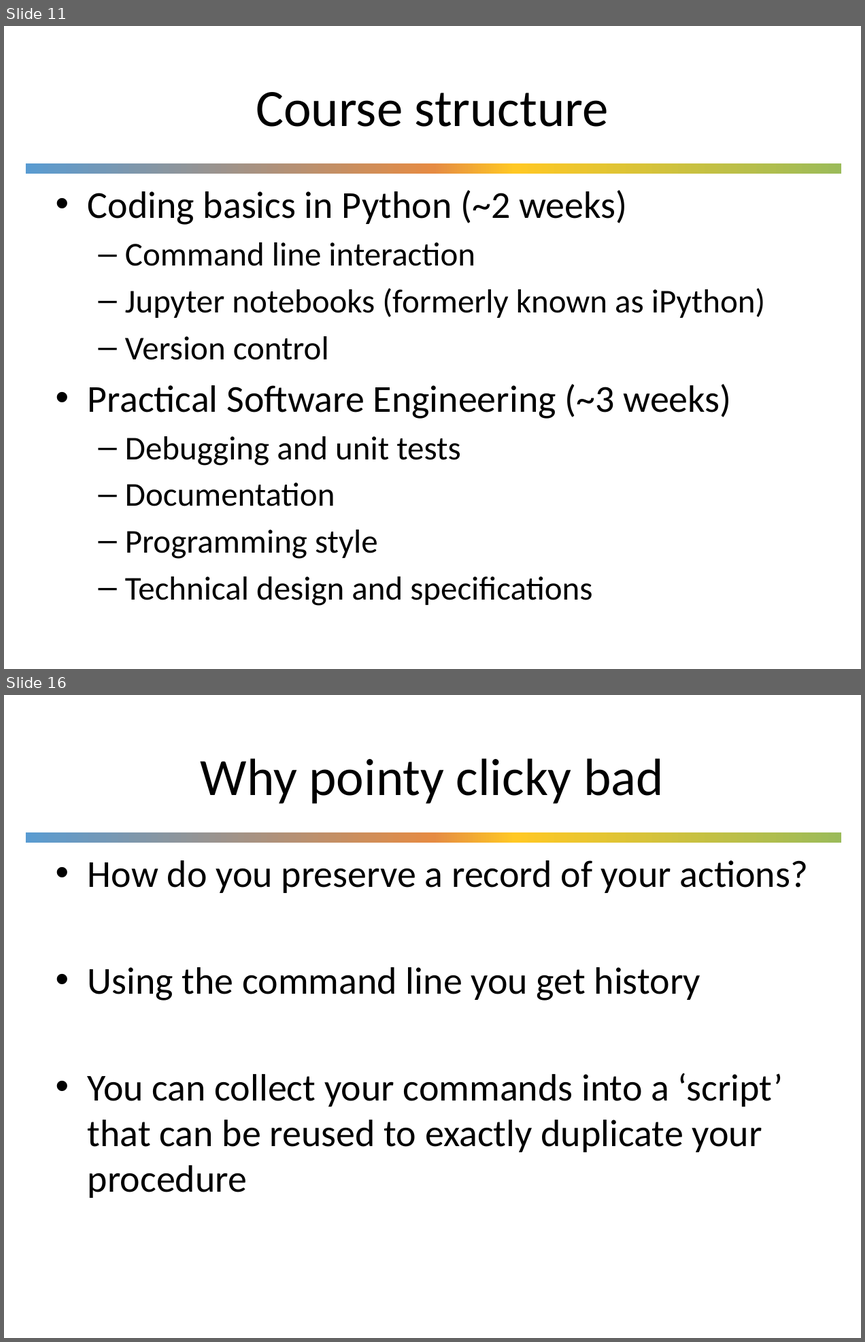
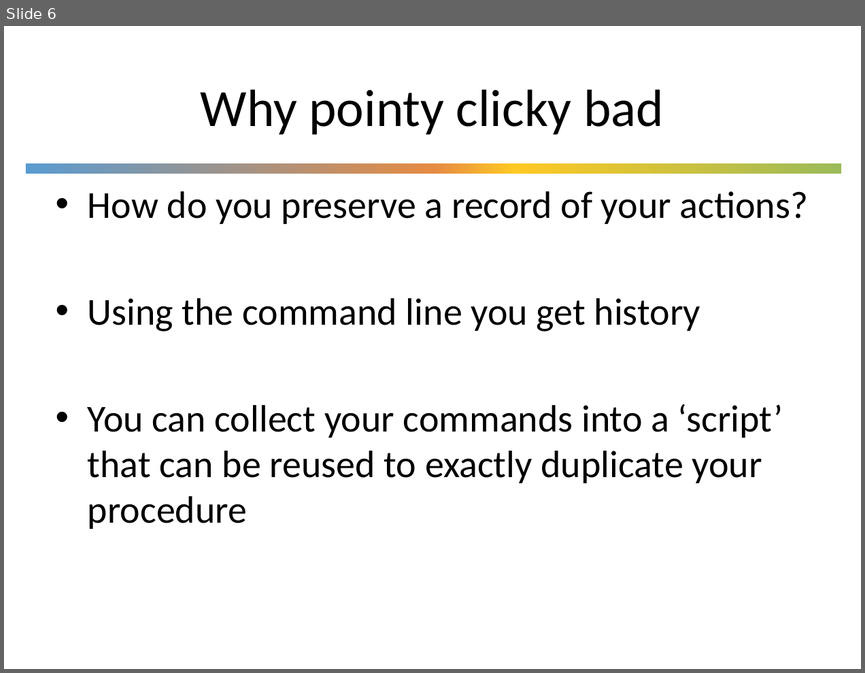
Before and after one commit to UWDIRECT/UWDIRECT.github.io, a slide deck: Wi21_content/SEDS/L1.1.Command_Line.pptx. Shown one above the other, each under a label of ours: slides 11 and 16 before the commit, slide 6 after it; the slides between them are not shown. The pictures are 865x1342 and 865x673 pixels, drawn with LibreOffice and Linux fonts; fonts in the diff are those of the drawing; background and template pictures are left out. Boxes give left, top, right and bottom in pixels: in the first picture for what was removed or moved away, otherwise in the second. Text is boxed around its words. In the diff, an @@ line names an element or a change of style, - is before the commit and + after.

```diff
--- a/Wi21_content/SEDS/L1.1.Command_Line.pptx
+++ b/Wi21_content/SEDS/L1.1.Command_Line.pptx
@@ slide 11 removed at bbox=[4, 26, 861, 669], background #FFFFFF; not listed: 1 template element that a slide beside it also shows @@
@@ title removed at bbox=[256, 92, 609, 127] @@
-Course structure
@@ text removed at bbox=[88, 190, 765, 605] @@
-• Coding basics in Python (~2 weeks)
-  – Command line interaction
-  – Jupyter notebooks (formerly known as iPython)
-  – Version control
-• Practical Software Engineering (~3 weeks)
-  – Debugging and unit tests
-  – Documentation
-  – Programming style
-  – Technical design and specifications
@@ what was slide 16 is now slide 6 @@
```
Also in this commit, not shown: 1 slide changed, 2 slides added, 11 other slides removed.
